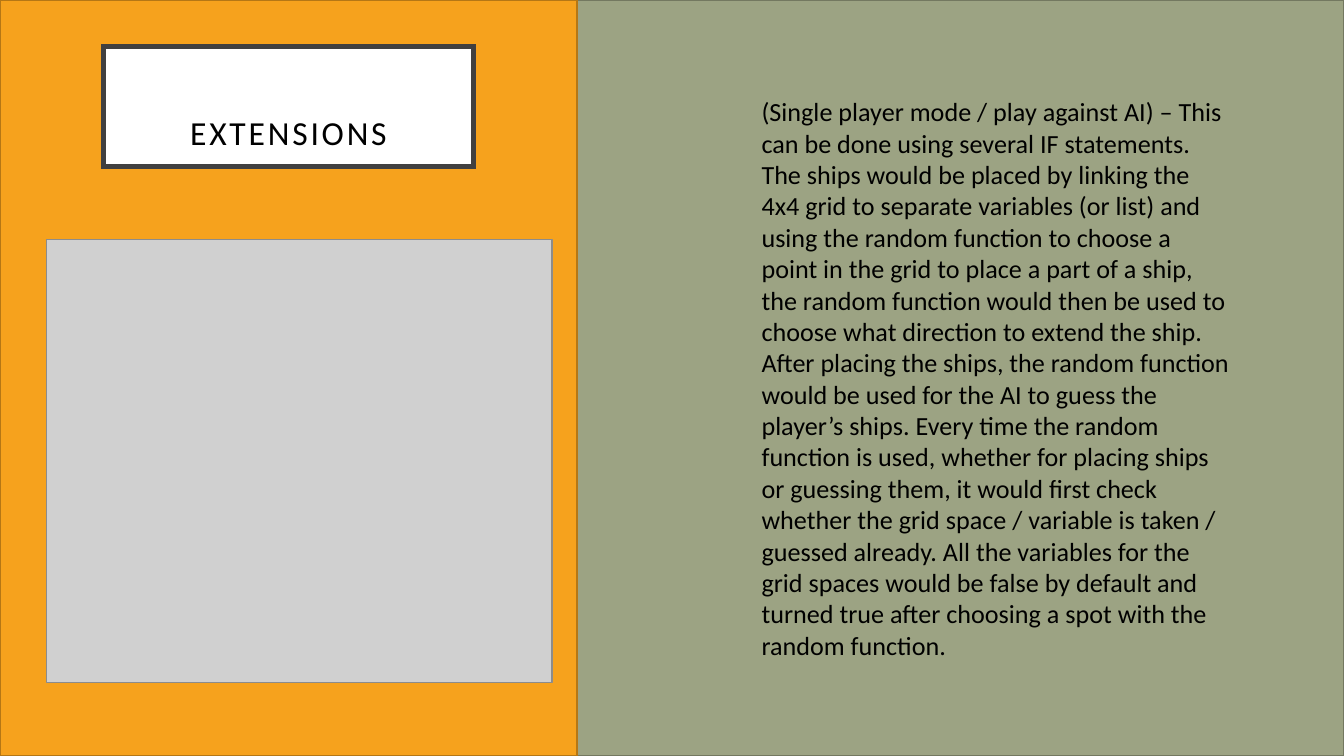
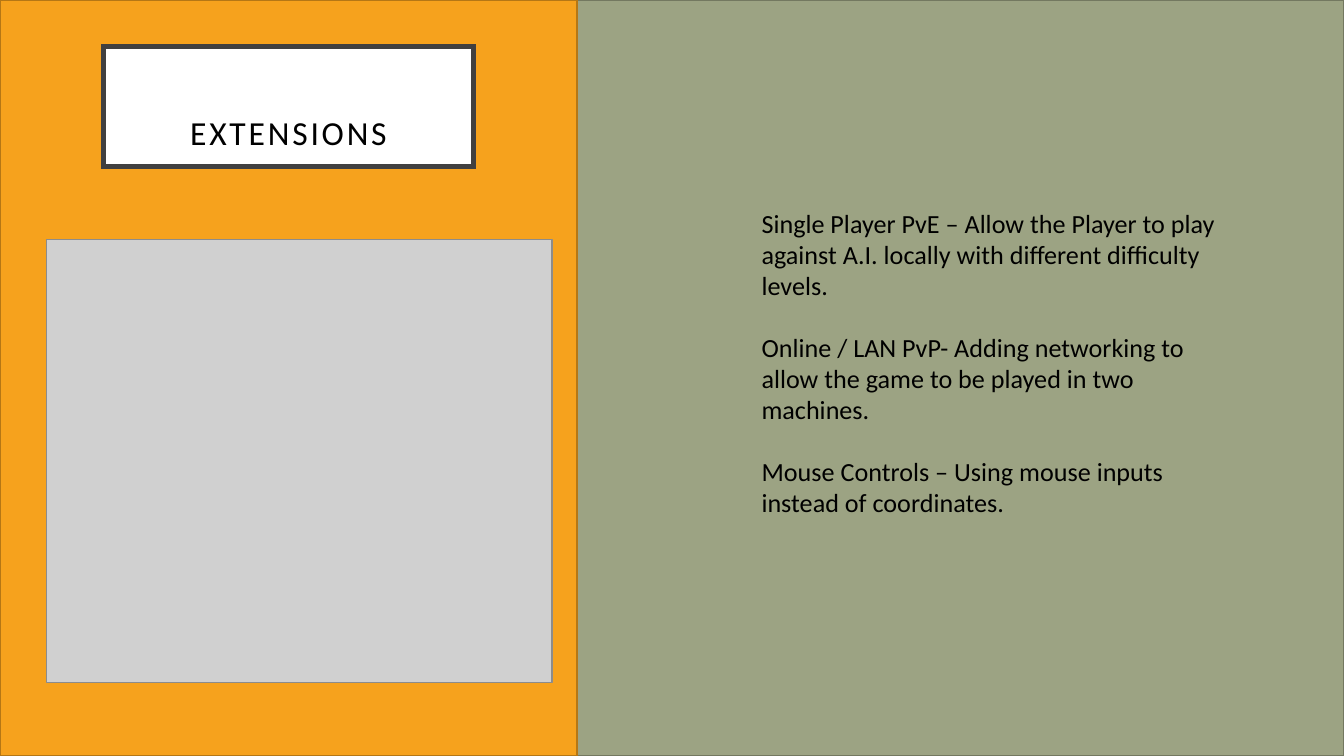
Before and after one commit to guilhermemmeirelles/Battleship, a slide deck: slide 10 of Presentation.pptx. Drawn at 1344x756 pixels with LibreOffice and Linux fonts; fonts in the diff are those of the drawing; grey boxes stand for pictures. Boxes give left, top, right and bottom in pixels: in the first picture for what was removed or moved away, otherwise in the second. Text is boxed around its words. In the diff, an @@ line names an element or a change of style, - is before the commit and + after.

```diff
--- a/Presentation.pptx
+++ b/Presentation.pptx
@@ text at (762, 215, 1215, 512): text changed @@
-(Single player mode / play against AI) – This can be done using several IF statements. The ships would be placed by linking the 4x4 grid to separate variables (or list) and using the random function to choose a point in the grid to place a part of a ship, the random function would then be used to choose what direction to extend the ship. After placing the ships, the random function would be used for the AI to guess the player’s ships. Every time the random function is used, whether for placing ships or guessing them, it would first check whether the grid space / variable is taken / guessed already. All the variables for the grid spaces would be false by default and turned true after choosing a spot with the random function.
+Single Player PvE – Allow the Player to play against A.I. locally with different difficulty levels.
+Online / LAN PvP- Adding networking to allow the game to be played in two machines.
+Mouse Controls – Using mouse inputs instead of coordinates.
```
Also in this commit, not shown: 4 other slides changed, 1 slide added, 2 slides removed, 6 other files.
